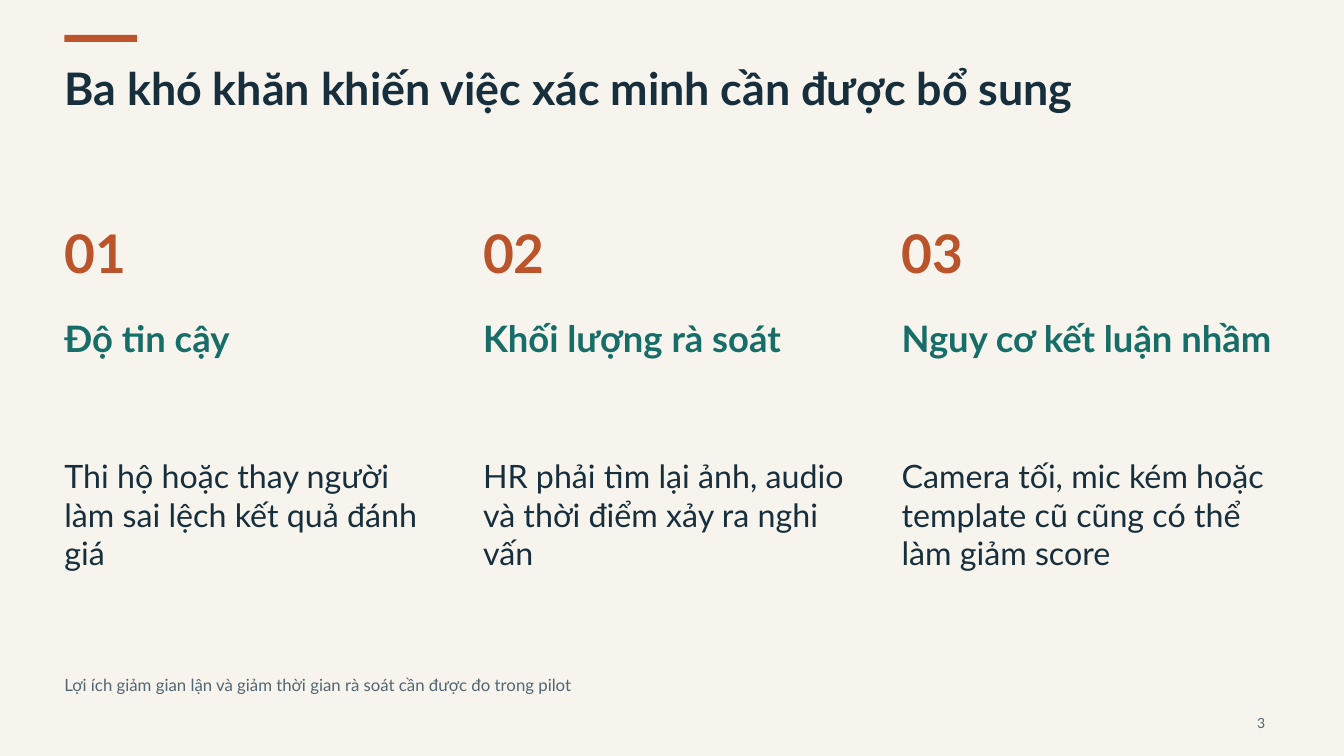
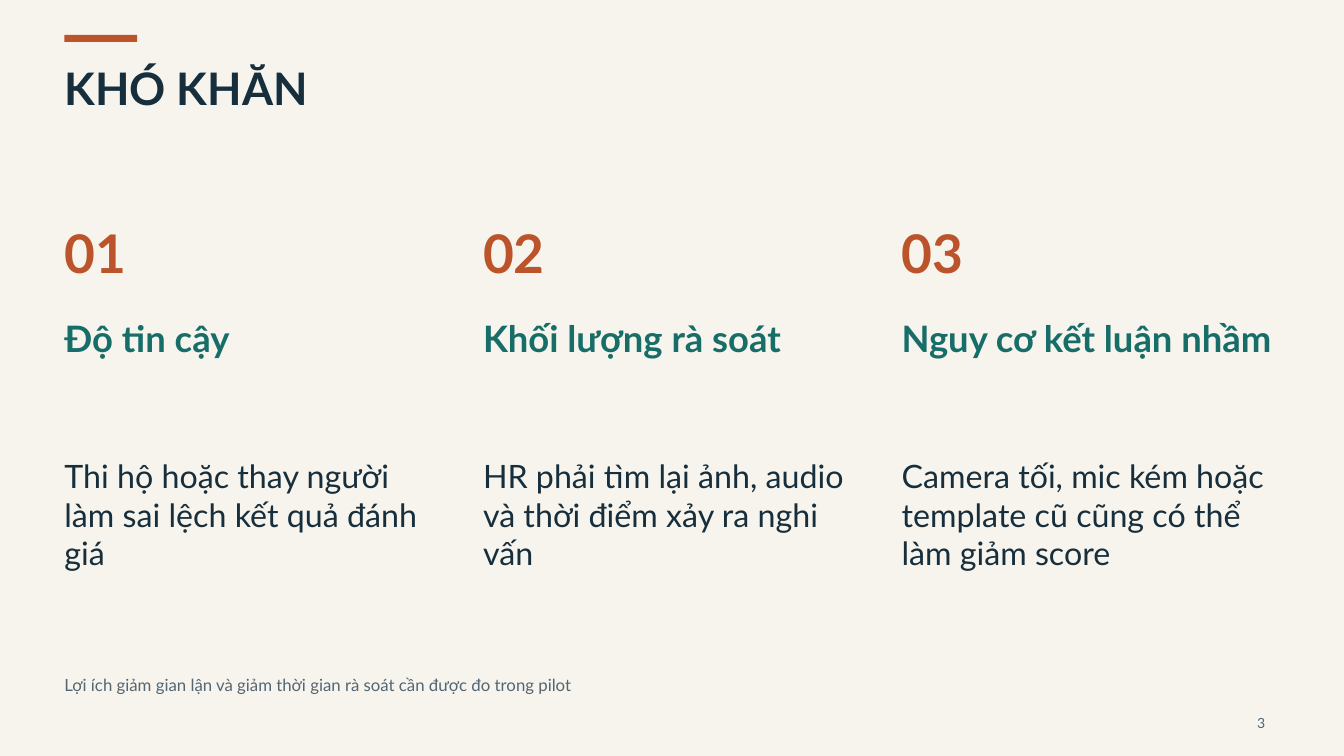
Before and after one commit to FSB-MSA36HN/DDM501-face-voice-proctoring, a slide deck: slide 3 of docs/presentation/DDM501_Defense_15p_Demo13p_QA10p.pptx. Drawn at 1344x756 pixels with LibreOffice and Linux fonts; fonts in the diff are those of the drawing. Boxes give left, top, right and bottom in pixels: in the first picture for what was removed or moved away, otherwise in the second. Text is boxed around its words. In the diff, an @@ line names an element or a change of style, - is before the commit and + after.

```diff
--- a/docs/presentation/DDM501_Defense_15p_Demo13p_QA10p.pptx
+++ b/docs/presentation/DDM501_Defense_15p_Demo13p_QA10p.pptx
@@ text at box(64, 66, 308, 106): text changed @@
-Ba khó khăn khiến việc xác minh cần được bổ sung
+KHÓ KHĂN
```
Also in this commit, not shown: 31 other slides changed, 2 other files.
